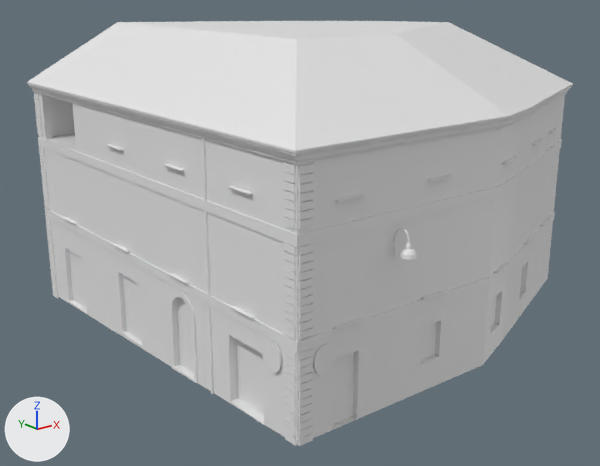
The Blender file Maps/Sardinia/Blender/Sardinia_Master.blend, before and after one commit.
Camera for both pictures: a 50 mm lens placed at (-25.7, 53.4, 5.4), pointed at (-5.4, 78.8, -4.8). Every picture has the same lights, and +X, +Y and +Z are marked at lower left. The same objects are shown in both versions, whatever each file hides.

The older version as bpy lines, for what is in view:
```python
me_building8a = bpy.data.meshes.new('Building8a')
me_building8a.from_pydata(...)  # 239 vertices, 107 faces; spans x -12.7..4.6, y -8.5..3.3, z -87.9..-69.8
me_building8b = bpy.data.meshes.new('Building8b')
me_building8b.from_pydata(...)  # 1513 vertices, 1117 faces; spans x -12.6..4.5, y -8.6..0.6, z -87.9..-69.2
# before: 322 (-12.4, -7.8, -70.7) at pixel (285, 438), 323 (-12.4, -7.8, -70.2) at pixel (296, 445), 324 (-12.4, -7.6, -70.7) at pixel (285, 431), 325 (-12.5, -7.8, -70.7) at pixel (284, 438), 326 (-12.5, -7.8, -70.2) at pixel (294, 445)
# before: 327 (-12.5, -7.6, -70.7) at pixel (284, 432), 328 (-12.5, -7.6, -70.2) at pixel (294, 439), 329 (-12.4, -7.6, -70.2) at pixel (296, 438)
ob_building8a = bpy.data.objects.new('Building8a', me_building8a)
ob_building8a.location = (0.0, 0.0, 0.0)
ob_building8a.rotation_euler = (1.571, 0.0, 0.0)  # degrees (90, 0, 0)
ob_building8b = bpy.data.objects.new('Building8b', me_building8b)
ob_building8b.location = (0.0, 0.0, 0.0)
ob_building8b.rotation_euler = (1.571, 0.0, 0.0)  # degrees (90, 0, 0)
```
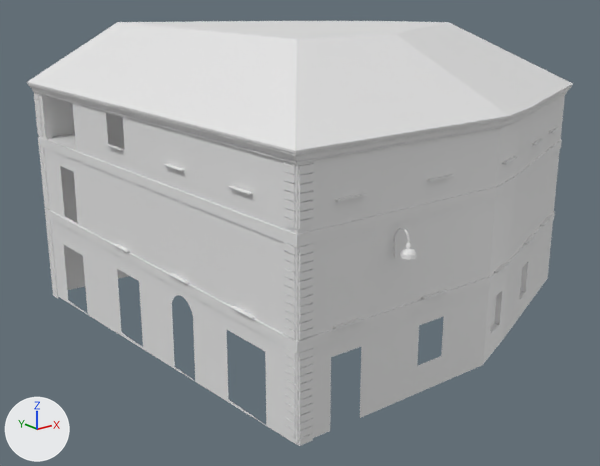
What differs and where, as boxes (x1, y1, x2, y2) in the pictures (600 x 466 px):
part 1 of me_building8b, deleted
    before: (60, 113, 444, 431)
part 2 of me_building8b, deleted
    before: (285, 432, 296, 446)

The change, as a diff of the scene's bpy script:
```diff
--- a/Maps/Sardinia/Blender/Sardinia_Master.blend.py
+++ b/Maps/Sardinia/Blender/Sardinia_Master.blend.py
@@ me_building8b @@
 # used by ob_building8b; location = (0.0, 0.0, 0.0); rotation_euler = (1.571, 0.0, 0.0), in degrees (90, 0, 0)
 # verts and faces of me_building8b; kept vertices keep their numbers, new ones are numbered from 1513
-me_building8b.from_pydata(...)  # 1513 vertices, 1117 faces; spans x -12.6..4.5, y -8.6..0.6, z -87.9..-69.2
+me_building8b.from_pydata(...)  # 1193 vertices, 922 faces; spans x -12.6..4.5, y -8.6..0.6, z -87.9..-69.2
+# me_building8b part 1: 11 loose pieces with 314 vertices, spanning x -12.6..-6.3, y -8.3..0.6, z -86.2..-70.0, are deleted
+# me_building8b part 2
+delete_vertices([322, 323, *range(325, 329)])  # with the faces that use them
```
